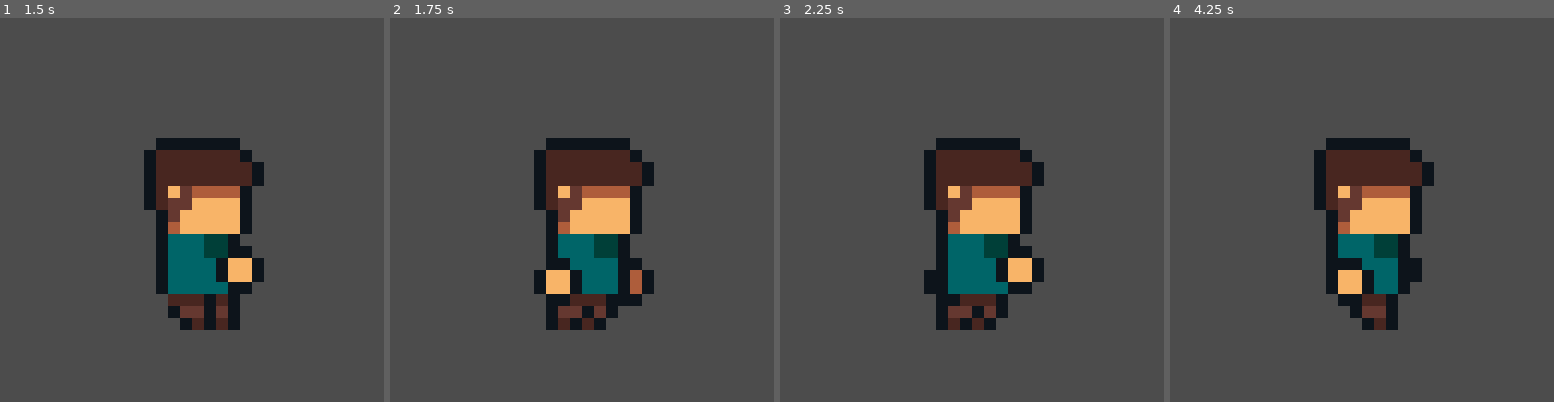
Above: before the commit, frames 1-4 (left to right).
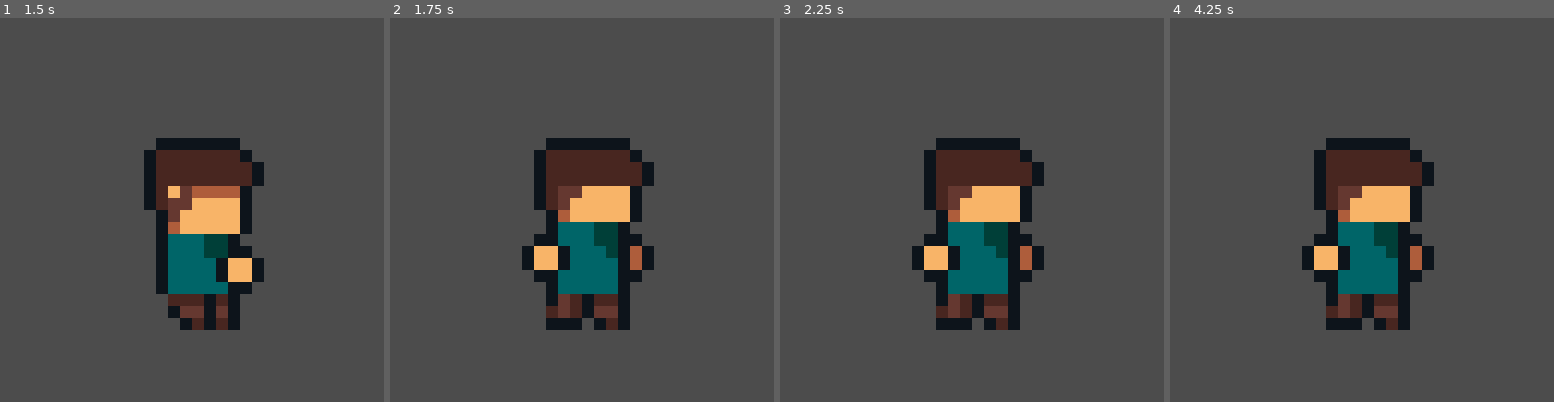
Above: after the commit, the same moments.

Repository: davifoox/character-creator
Game: Godot game, scene res://Main.tscn
Same seed, same stepped clock (60 frames per second), same inputs: the game is played once before the commit and once after it.
Inputs:
- Up to frame 1 (1.5 s): tap Enter (ui_accept) at 0.5, 0.77 s; tap 1 (1) at 0.6 s; tap 2 (2) at 0.8, 1.35 s
- Up to frame 2 (1.75 s): tap Enter (ui_accept) at 1.52 s; tap 3 (3) at 1.55 s
- Up to frame 3 (2.25 s): tap 3 (3) at 2.1 s
- Up to frame 4 (4.25 s): tap 1 (1) at 2.3, 2.85 s; tap Enter (ui_accept) at 3.02, 3.77 s; tap 2 (2) at 3.05, 3.6 s; tap 3 (3) at 3.8 s

Frame 1 is identical in both runs. In frame 2, 5.0% of the frame differs, in the area x 34-69%, y 43-82%; in frame 3, 4.7%; in frame 4, 5.4%.

Commit message:
add - jump anim

Diff:
--- a/Character.gd
+++ b/Character.gd
@@ -7,3 +7,5 @@
 		animation_player.play("Idle")
 	elif Input.is_action_just_pressed("2"):
 		animation_player.play("Run")
+	elif Input.is_action_just_pressed("3"):
+		animation_player.play("Jump")
--- a/Character.tscn
+++ b/Character.tscn
@@ -196,6 +196,225 @@
 "values": [ Vector2( 1, 0.833333 ), Vector2( 1, 0.833333 ), Vector2( 1, 0.833333 ) ]
 }
 
+[sub_resource type="Animation" id=4]
+resource_name = "Jump"
+tracks/0/type = "value"
+tracks/0/path = NodePath("Sprites/Head:position")
+tracks/0/interp = 1
+tracks/0/loop_wrap = true
+tracks/0/imported = false
+tracks/0/enabled = true
+tracks/0/keys = {
+"times": PoolRealArray( 0 ),
+"transitions": PoolRealArray( 1 ),
+"update": 0,
+"values": [ Vector2( 1, -4 ) ]
+}
+tracks/1/type = "value"
+tracks/1/path = NodePath("Sprites/Hair:position")
+tracks/1/interp = 1
+tracks/1/loop_wrap = true
+tracks/1/imported = false
+tracks/1/enabled = true
+tracks/1/keys = {
+"times": PoolRealArray( 0 ),
+"transitions": PoolRealArray( 1 ),
+"update": 0,
+"values": [ Vector2( 1, -3 ) ]
+}
+tracks/2/type = "value"
+tracks/2/path = NodePath("Sprites/Body:scale")
+tracks/2/interp = 1
+tracks/2/loop_wrap = true
+tracks/2/imported = false
+tracks/2/enabled = true
+tracks/2/keys = {
+"times": PoolRealArray( 0 ),
+"transitions": PoolRealArray( 1 ),
+"update": 0,
+"values": [ Vector2( 1, 1 ) ]
+}
+tracks/3/type = "value"
+tracks/3/path = NodePath("Sprites/Body:position")
+tracks/3/interp = 1
+tracks/3/loop_wrap = true
+tracks/3/imported = false
+tracks/3/enabled = true
+tracks/3/keys = {
+"times": PoolRealArray( 0 ),
+"transitions": PoolRealArray( 1 ),
+"update": 0,
+"values": [ Vector2( 1, 4 ) ]
+}
+tracks/4/type = "value"
+tracks/4/path = NodePath("Sprites/LeftLeg:position")
+tracks/4/interp = 1
+tracks/4/loop_wrap = true
+tracks/4/imported = false
+tracks/4/enabled = true
+tracks/4/keys = {
+"times": PoolRealArray( 0 ),
+"transitions": PoolRealArray( 1 ),
+"update": 0,
+"values": [ Vector2( 2, 9 ) ]
+}
+tracks/5/type = "value"
+tracks/5/path = NodePath("Sprites/RightLeg:position")
+tracks/5/interp = 1
+tracks/5/loop_wrap = true
+tracks/5/imported = false
+tracks/5/enabled = true
+tracks/5/keys = {
+"times": PoolRealArray( 0 ),
+"transitions": PoolRealArray( 1 ),
+"update": 0,
+"values": [ Vector2( -2, 8 ) ]
+}
+tracks/6/type = "value"
+tracks/6/path = NodePath("Sprites/RightLeg:rotation_degrees")
+tracks/6/interp = 1
+tracks/6/loop_wrap = true
+tracks/6/imported = false
+tracks/6/enabled = true
+tracks/6/keys = {
+"times": PoolRealArray( 0 ),
+"transitions": PoolRealArray( 1 ),
+"update": 0,
+"values": [ 90.0 ]
+}
+tracks/7/type = "value"
+tracks/7/path = NodePath("Sprites/RightLeg:scale")
+tracks/7/interp = 1
+tracks/7/loop_wrap = true
+tracks/7/imported = false
+tracks/7/enabled = true
+tracks/7/keys = {
+"times": PoolRealArray( 0 ),
+"transitions": PoolRealArray( 1 ),
+"update": 0,
+"values": [ Vector2( 1, 1 ) ]
+}
+tracks/8/type = "value"
+tracks/8/path = NodePath("Sprites/RightLeg:flip_h")
+tracks/8/interp = 1
+tracks/8/loop_wrap = true
+tracks/8/imported = false
+tracks/8/enabled = true
+tracks/8/keys = {
+"times": PoolRealArray( 0 ),
+"transitions": PoolRealArray( 1 ),
+"update": 1,
+"values": [ true ]
+}
+tracks/9/type = "value"
+tracks/9/path = NodePath("Sprites/RightLeg:flip_v")
+tracks/9/interp = 1
+tracks/9/loop_wrap = true
+tracks/9/imported = false
+tracks/9/enabled = true
+tracks/9/keys = {
+"times": PoolRealArray( 0 ),
+"transitions": PoolRealArray( 1 ),
+"update": 1,
+"values": [ false ]
+}
+tracks/10/type = "value"
+tracks/10/path = NodePath("Sprites/LeftLeg:rotation_degrees")
+tracks/10/interp = 1
+tracks/10/loop_wrap = true
+tracks/10/imported = false
+tracks/10/enabled = true
+tracks/10/keys = {
+"times": PoolRealArray( 0 ),
+"transitions": PoolRealArray( 1 ),
+"update": 0,
+"values": [ 0.0 ]
+}
+tracks/11/type = "value"
+tracks/11/path = NodePath("Sprites/LeftLeg:scale")
+tracks/11/interp = 1
+tracks/11/loop_wrap = true
+tracks/11/imported = false
+tracks/11/enabled = true
+tracks/11/keys = {
+"times": PoolRealArray( 0 ),
+"transitions": PoolRealArray( 1 ),
+"update": 0,
+"values": [ Vector2( 1, 1 ) ]
+}
+tracks/12/type = "value"
+tracks/12/path = NodePath("Sprites/LeftLeg:flip_v")
+tracks/12/interp = 1
+tracks/12/loop_wrap = true
+tracks/12/imported = false
+tracks/12/enabled = true
+tracks/12/keys = {
+"times": PoolRealArray( 0 ),
+"transitions": PoolRealArray( 1 ),
+"update": 1,
+"values": [ false ]
+}
+tracks/13/type = "value"
+tracks/13/path = NodePath("Sprites/LeftLeg:flip_h")
+tracks/13/interp = 1
+tracks/13/loop_wrap = true
+tracks/13/imported = false
+tracks/13/enabled = true
+tracks/13/keys = {
+"times": PoolRealArray( 0 ),
+"transitions": PoolRealArray( 1 ),
+"update": 1,
+"values": [ true ]
+}
+tracks/14/type = "value"
+tracks/14/path = NodePath("Sprites/Hair:rotation_degrees")
+tracks/14/interp = 1
+tracks/14/loop_wrap = true
+tracks/14/imported = false
+tracks/14/enabled = true
+tracks/14/keys = {
+"times": PoolRealArray( 0 ),
+"transitions": PoolRealArray( 1 ),
+"update": 0,
+"values": [ 0.0 ]
+}
+tracks/15/type = "value"
+tracks/15/path = NodePath("Sprites/Hair:scale")
+tracks/15/interp = 1
+tracks/15/loop_wrap = true
+tracks/15/imported = false
+tracks/15/enabled = true
+tracks/15/keys = {
+"times": PoolRealArray( 0 ),
+"transitions": PoolRealArray( 1 ),
+"update": 0,
+"values": [ Vector2( 1, 1 ) ]
+}
+tracks/16/type = "value"
+tracks/16/path = NodePath("Sprites/LeftHand:position")
+tracks/16/interp = 1
+tracks/16/loop_wrap = true
+tracks/16/imported = false
+tracks/16/enabled = true
+tracks/16/keys = {
+"times": PoolRealArray( 0 ),
+"transitions": PoolRealArray( 1 ),
+"update": 0,
+"values": [ Vector2( 4, 4 ) ]
+}
+tracks/17/type = "value"
+tracks/17/path = NodePath("Sprites/RightHand:position")
+tracks/17/interp = 1
+tracks/17/loop_wrap = true
+tracks/17/imported = false
+tracks/17/enabled = true
+tracks/17/keys = {
+"times": PoolRealArray( 0 ),
+"transitions": PoolRealArray( 1 ),
+"update": 0,
+"values": [ Vector2( -3, 4 ) ]
+}
+
 [sub_resource type="Animation" id=2]
 length = 0.001
 tracks/0/type = "value"
@@ -389,6 +608,30 @@
 "transitions": PoolRealArray( 1 ),
 "update": 0,
 "values": [ Vector2( 1, 0.833333 ) ]
+}
+tracks/16/type = "value"
+tracks/16/path = NodePath("Sprites/Hair:rotation_degrees")
+tracks/16/interp = 1
+tracks/16/loop_wrap = true
+tracks/16/imported = false
+tracks/16/enabled = true
+tracks/16/keys = {
+"times": PoolRealArray( 0 ),
+"transitions": PoolRealArray( 1 ),
+"update": 0,
+"values": [ 0.0 ]
+}
+tracks/17/type = "value"
+tracks/17/path = NodePath("Sprites/Hair:scale")
+tracks/17/interp = 1
+tracks/17/loop_wrap = true
+tracks/17/imported = false
+tracks/17/enabled = true
+tracks/17/keys = {
+"times": PoolRealArray( 0 ),
+"transitions": PoolRealArray( 1 ),
+"update": 0,
+"values": [ Vector2( 1, 1 ) ]
 }
 
 [sub_resource type="Animation" id=3]
@@ -614,6 +857,7 @@
 [node name="AnimationPlayer" type="AnimationPlayer" parent="."]
 autoplay = "Run"
 anims/Idle = SubResource( 1 )
+anims/Jump = SubResource( 4 )
 anims/RESET = SubResource( 2 )
 anims/Run = SubResource( 3 )
 
Not shown: 1 places in Character.tscn that only renumber resources
